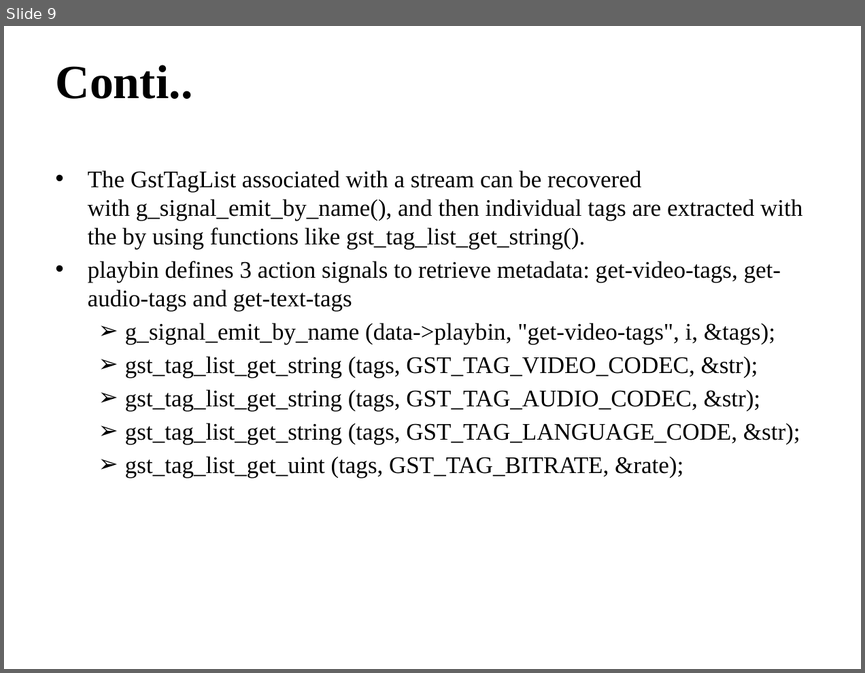
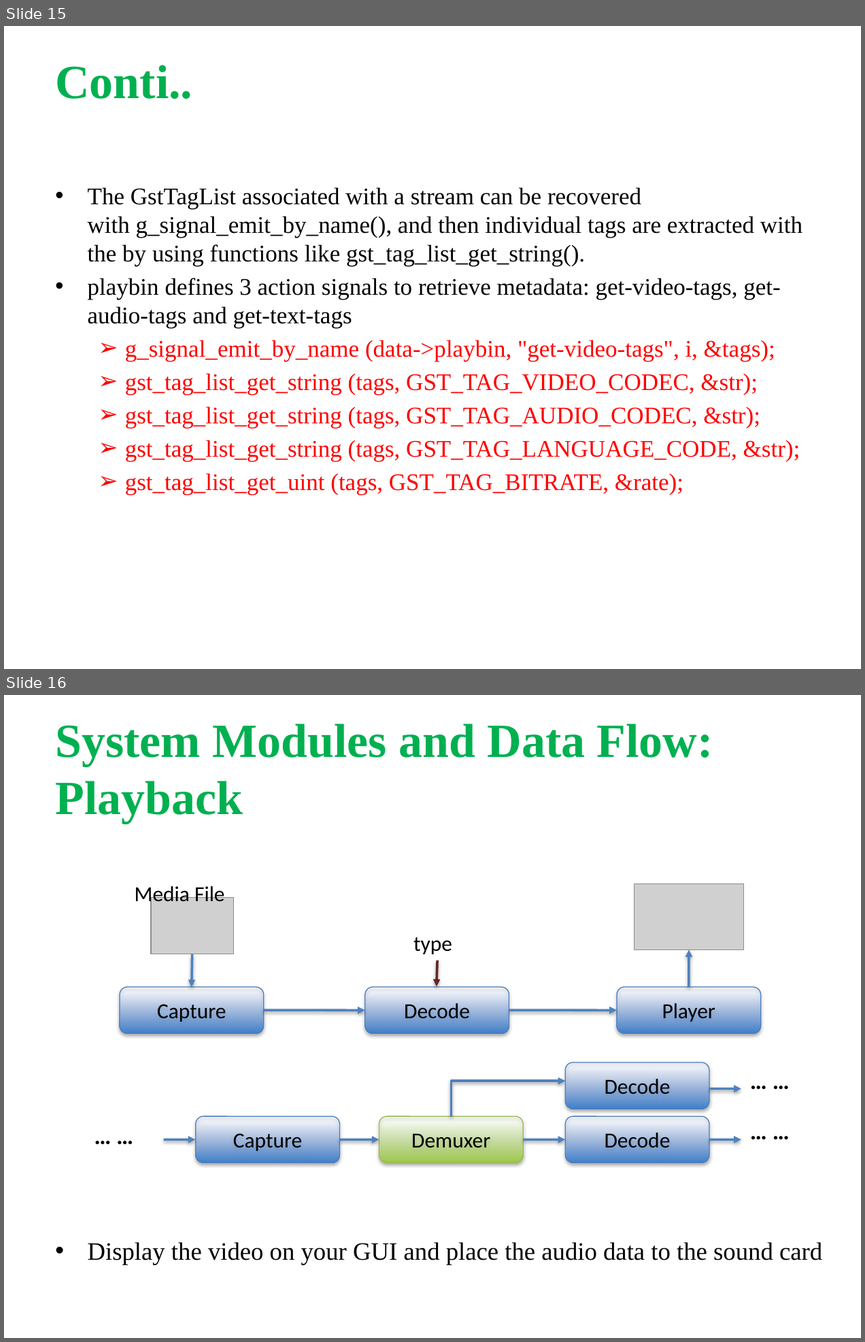
Before and after one commit to shashikala-katthi/TSHtraining, a slide deck: Video/Docs/Gstreamer.pptx. Shown one above the other, each under a label of ours: slide 9 before the commit, slides 15 and 16 after it. The pictures are 865x673 and 865x1342 pixels, drawn with LibreOffice and Linux fonts; fonts in the diff are those of the drawing; grey boxes stand for pictures. Boxes give left, top, right and bottom in pixels: in the first picture for what was removed or moved away, otherwise in the second. Text is boxed around its words. In the diff, an @@ line names an element or a change of style, - is before the commit and + after.

```diff
--- a/Video/Docs/Gstreamer.pptx
+++ b/Video/Docs/Gstreamer.pptx
@@ slide 16 added at (4,695,861,1338), background #FFFFFF @@
@@ text added at (55,724,713,823), 40 pt, text #00B050, bold @@
+System Modules and Data Flow: Playback
@@ text added at (135,883,225,906), 18 pt, text #000000 @@
+Media File
@@ picture added at (152,897,234,954) @@
@@ picture added at (634,883,743,949) @@
@@ text added at (413,937,452,954), 18 pt, text #000000 @@
+type
@@ freeform shape added at (192,954,192,986), outline #4F81BD 2 pt @@
@@ freeform shape added at (689,949,689,986), outline #4F81BD 2 pt @@
@@ freeform shape added at (436,961,438,986), outline #632523 2 pt @@
@@ rounded rectangle added at (120,987,264,1034), fill gradient #3E7FCC to #A4C1FF, outline #4A7EBB 0.75 pt, 18 pt, text #000000 @@
+Capture
@@ rounded rectangle added at (364,987,509,1034), fill gradient #3E7FCC to #A4C1FF, outline #4A7EBB 0.75 pt, 18 pt, text #000000 @@
+Decode
@@ rounded rectangle added at (617,987,761,1034), fill gradient #3E7FCC to #A4C1FF, outline #4A7EBB 0.75 pt, 18 pt, text #000000 @@
+Player
@@ freeform shape added at (264,1011,364,1011), outline #4F81BD 2 pt @@
@@ freeform shape added at (509,1011,617,1011), outline #4F81BD 2 pt @@
@@ group added at (451,1061,815,1116): 1 elbow arrow, 1 rounded rectangle, 1 freeform shape, 1 text @@
+Decode
+… …
@@ group added at (86,1111,815,1162): 4 freeform shapes, 3 rounded rectangles, 2 texts @@
+Capture
+Decode
+Demuxer
+… …
+… …
@@ text added at (88,1242,822,1265), 21 pt, text #000000 @@
+• Display the video on your GUI and place the audio data to the sound card
@@ what was slide 9 is now slide 15 @@
@@ slide 15 changed as well @@
@@ text "Conti.." at (55,65,192,99): text colour #000000 to #00B050 @@
@@ text "The GstTagList associated with a ..." at (88,187,802,495): text colour #000000 to #FF0000 in "g_signal_emit_by_name (data->playbin, "get-video-tags", i, & ...", "gst_tag_list_get_string (tags, GST_TAG_VIDEO_CODEC, &str);", "gst_tag_list_get_string (tags, GST_TAG_AUDIO_CODEC, &str);", "gst_tag_list_get_string (tags, GST_TAG_LANGUAGE_CODE, &str);" and 1 more places; indent changed @@
```
Also in this commit, not shown: 19 other slides changed, 6 other slides added.
